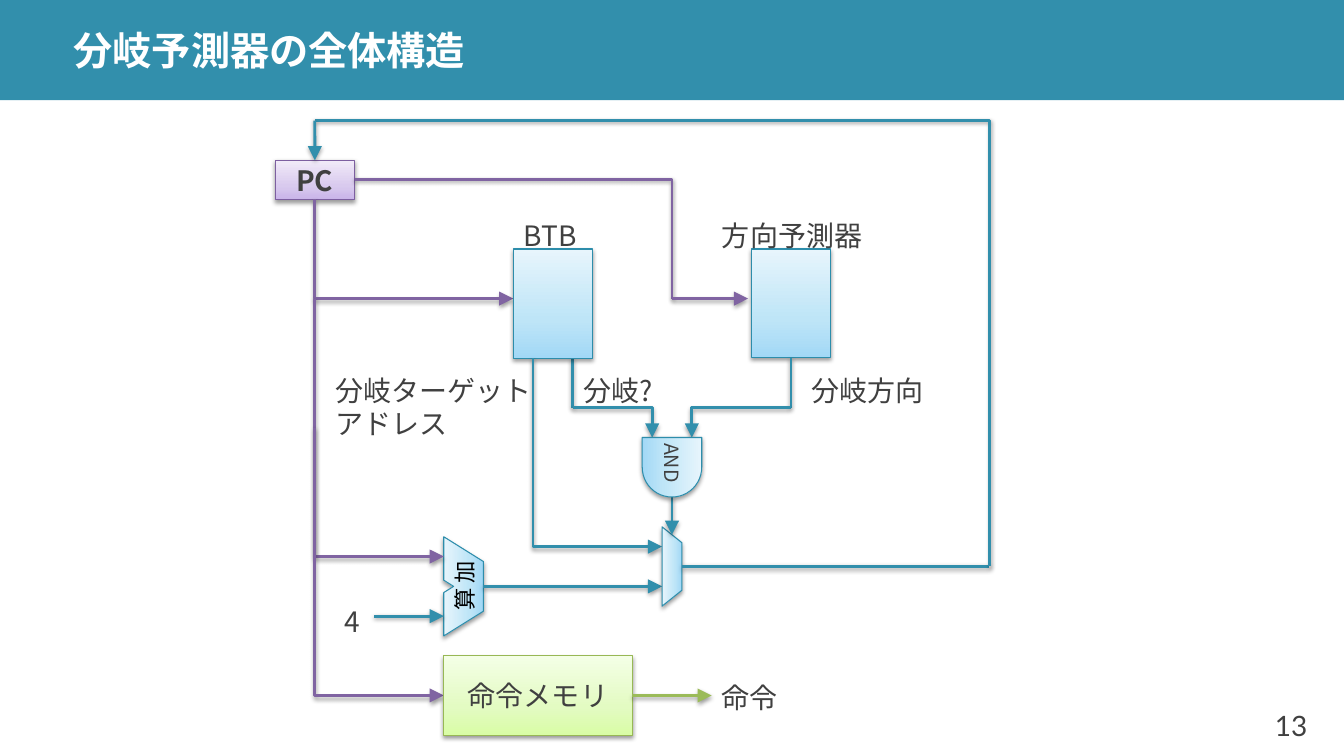
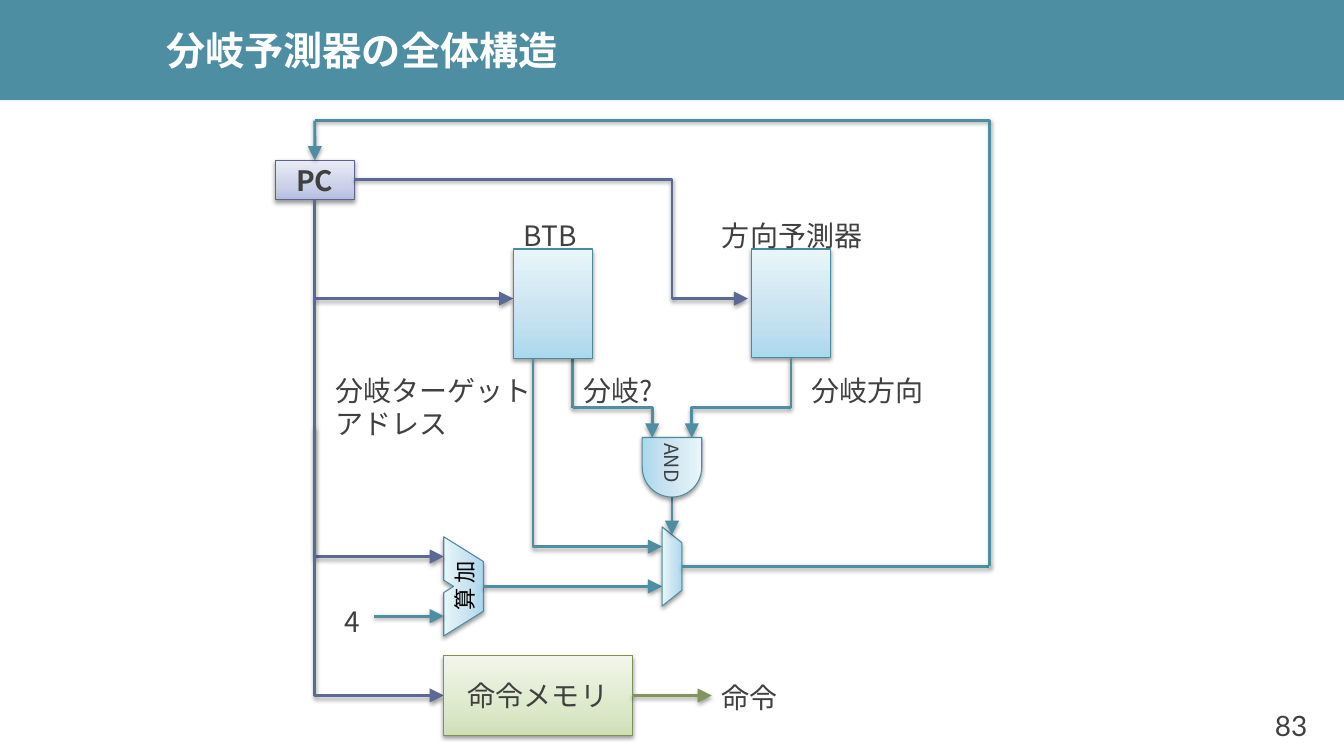
Before and after one commit to shioyadan/advanced-computer-organization, a slide deck: slide 83 of aco-shioya-06.pptx (slide 13 before the commit). Drawn at 1344x756 pixels with LibreOffice and Linux fonts; fonts in the diff are those of the drawing. Boxes give left, top, right and bottom in pixels: in the first picture for what was removed or moved away, otherwise in the second. Text is boxed around its words. In the diff, an @@ line names an element or a change of style, - is before the commit and + after.

```diff
--- a/aco-shioya-06.pptx
+++ b/aco-shioya-06.pptx
@@ rectangle at (x1=0, y1=0, x2=1344, y2=100): fill #328FAC to #4E8EA2 @@
@@ title "分岐予測器の全体構造" moved from (x1=74, y1=31, x2=465, y2=69) to (x1=166, y1=31, x2=557, y2=69) @@
@@ outline #328FAC 2 pt to #4E8EA2 2 pt in 4 elements at (x1=573, y1=408, x2=652, y2=439), (x1=692, y1=408, x2=790, y2=439), (x1=533, y1=358, x2=662, y2=547), (x1=315, y1=120, x2=990, y2=566) @@
@@ arrow (315, 121) - (315, 160): stroke #328FAC 2 pt to #4E8EA2 2 pt @@
@@ rectangle "PC" at (x1=275, y1=160, x2=355, y2=200): fill gradient #C9B5E8 to #D8CBEE to #F0EAF9 to gradient #B6BEE1 to #CCD1E9 to #EBEDF7; outline #7D60A0 0.75 pt to #596692 0.75 pt @@
@@ arrow (673, 298) - (748, 298): stroke #8064A2 2 pt to #5C6994 2 pt @@
@@ line (573, 358) - (573, 408): stroke #328FAC 2 pt to #4E8EA2 2 pt @@
@@ line (791, 358) - (791, 408): stroke #328FAC 2 pt to #4E8EA2 2 pt @@
@@ outline #8064A2 2 pt to #5C6994 2 pt in 4 elements at (x1=315, y1=200, x2=514, y2=299), (x1=355, y1=179, x2=673, y2=298), (x1=315, y1=298, x2=444, y2=557), (x1=315, y1=427, x2=444, y2=696) @@
@@ arrow (673, 497) - (673, 535): stroke #328FAC 2 pt to #4E8EA2 2 pt @@
@@ fill gradient #A2D9F7 to #BFE4F8 to #E6F5FD to gradient #ADD9EC to #C6E3F1 to #E8F5FA; outline #2E8DAB 0.75 pt to #4A8CA0 0.75 pt in 5 elements at (x1=444, y1=537, x2=483, y2=636), (x1=642, y1=438, x2=702, y2=497), (x1=751, y1=249, x2=831, y2=358), (x1=513, y1=249, x2=593, y2=358), (x1=662, y1=527, x2=682, y2=606) @@
@@ line (683, 567) - (990, 567): stroke #328FAC 2 pt to #4E8EA2 2 pt @@
@@ arrow (484, 587) - (662, 587): stroke #328FAC 2 pt to #4E8EA2 2 pt @@
@@ arrow (374, 616) - (444, 616): stroke #328FAC 2 pt to #4E8EA2 2 pt @@
@@ rectangle "命令メモリ" at (x1=444, y1=656, x2=632, y2=736): fill gradient #DAFDA7 to #E4FCC2 to #F5FFE7 to gradient #D0E1B6 to #DDE9CC to #F2F7EB; outline #98B955 0.75 pt to #7F9259 0.75 pt @@
@@ arrow (632, 696) - (712, 696): stroke #9BBB59 2 pt to #81945C 2 pt @@
@@ page number at (x1=1275, y1=715, x2=1308, y2=736): text changed @@
-13
+83
```
Also in this commit, not shown: 41 other slides changed, 84 slides added, 51 slides removed, 3 other files.
